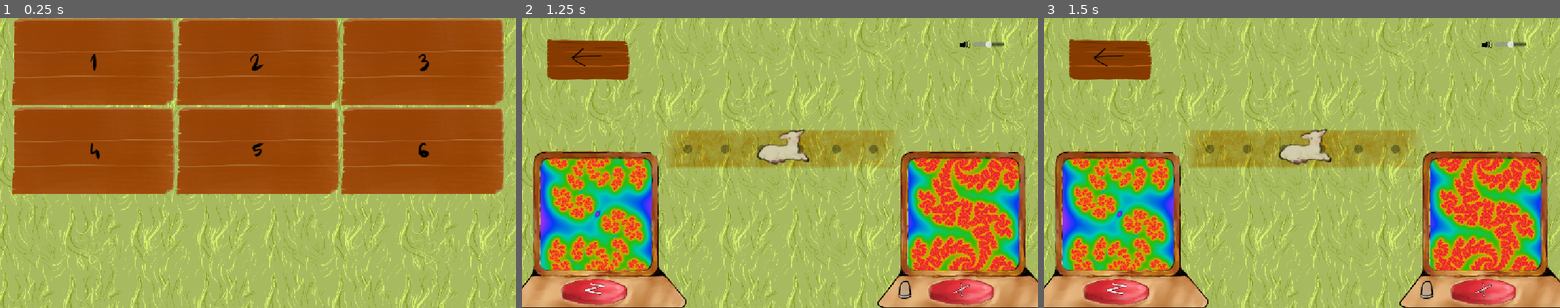
Above: before the commit, frames 1-3 (left to right).
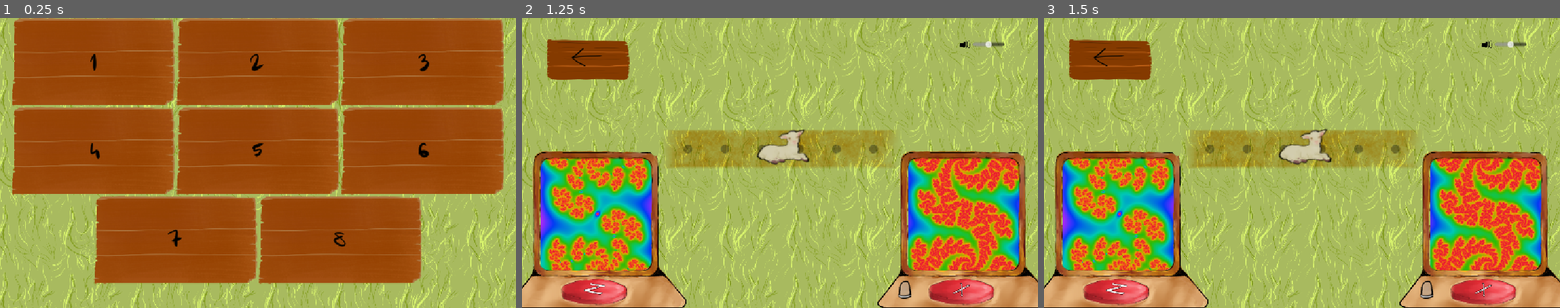
Above: after the commit, the same moments.

Repository: Wallted/ldjam-59
Game: Godot game, scene res://main.tscn
The game is run twice, just before and just after one commit, with the same random seed, the same clock (stepped at 60 frames per second) and the same inputs. The engine's default icon, where the game draws it, is replaced by a stand-in: a white triangle on a blue panel in a dark square.
Inputs (mouse positions are in pixels of both pictures, inside the frame that each line leads up to):
- Up to frame 1 (0.25 s): no input
- Up to frame 2 (1.25 s): click "1" at 0.5 s
- Up to frame 3 (1.5 s): click (1302, 148) at 1.25 s

The runs differ from the first frame. In frame 1, 18% of the frame differs, in the area x 18-82%, y 61-92%; in frame 2, nothing differs; in frame 3, nothing differs.

Commit message:
levels 5, 6

Diff:
--- a/levels/05.json
+++ b/levels/05.json
@@ -1,12 +1,14 @@
 {
-	"x": 13,
-	"y": 13,
-	"offset_x": 0,
-	"offset_y": 0,
+	"x": 3,
+	"y": 2,
+	"offset_x": 5,
+	"offset_y": 5,
 	"player_data": [
-		[1, 6.5, 6.5],
+		[1, 5.5, 5.5],
+		[3, 7.5, 6.5],
 	],
 	"target_data": [
-		[1, 6.5, 6.5],
+		[1, 7.5, 6.5],
+		[3, 5.5, 5.5],
 	],
 }
--- a/levels/06.json
+++ b/levels/06.json
@@ -1,22 +1,14 @@
 {
 	"x": 13,
-	"y": 13,
+	"y": 4,
 	"offset_x": 0,
-	"offset_y": 0,
+	"offset_y": 5,
 	"player_data": [
-		[0, 2.0, 12.0],
-		[1, 4.0, 12.0],
-		[2, 6.0, 12.0],
-		[3, 7.0, 12.0],
-		[4, 10.0, 12.0],
-		[5, 12.0, 12.0],
+		[1, 4.5, 7.0],
+		[3, 8.5, 7.0],
 	],
 	"target_data": [
-		[0, 11.5, 2.5],
-		[1, 2.5, 10.5],
-		[2, 3.5, 6.5],
-		[3, 8.5, 7.5],
-		[4, 3.5, 9.5],
-		[5, 6.5, 3.5],
+		[1, 8.5, 6.5],
+		[3, 1.5, 6.5],
 	],
 }
--- /dev/null
+++ b/levels/07.json
@@ -0,0 +1,14 @@
+{
+	"x": 13,
+	"y": 13,
+	"offset_x": 0,
+	"offset_y": 0,
+	"player_data": [
+		[1, 6.5, 6.5],
+		[3, 6.5, 6.5],
+	],
+	"target_data": [
+		[1, 6.5, 6.5],
+		[3, 6.5, 6.5],
+	],
+}
--- /dev/null
+++ b/levels/08.json
@@ -0,0 +1,22 @@
+{
+	"x": 13,
+	"y": 13,
+	"offset_x": 0,
+	"offset_y": 0,
+	"player_data": [
+		[0, 2.0, 12.0],
+		[1, 4.0, 12.0],
+		[2, 6.0, 12.0],
+		[3, 7.0, 12.0],
+		[4, 10.0, 12.0],
+		[5, 12.0, 12.0],
+	],
+	"target_data": [
+		[0, 11.5, 2.5],
+		[1, 2.5, 10.5],
+		[2, 3.5, 6.5],
+		[3, 8.5, 7.5],
+		[4, 3.5, 9.5],
+		[5, 6.5, 3.5],
+	],
+}
--- a/menu/menu.gd
+++ b/menu/menu.gd
@@ -7,7 +7,7 @@
 
 signal on_level_change(level_number: int)  # 0=menu
 
-const LEVELS_COUNT = 6
+const LEVELS_COUNT = 8
 
 func _ready() -> void:
 	var side_length = ceil(sqrt(LEVELS_COUNT));
